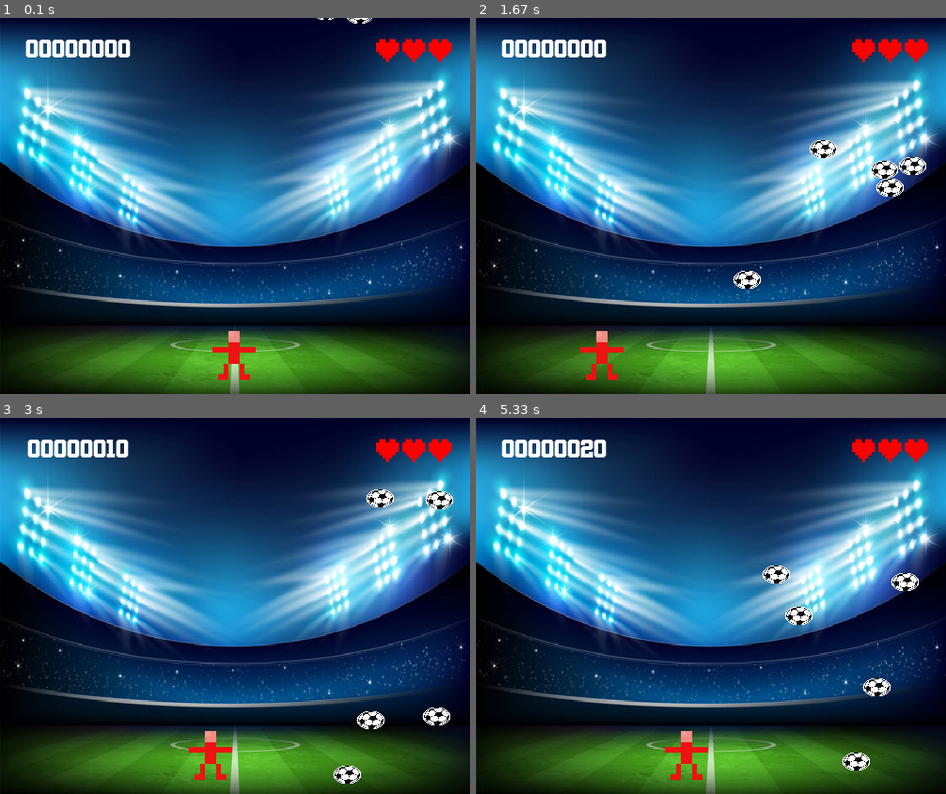
Above: before the commit, frames 1-4 (two rows, left to right).
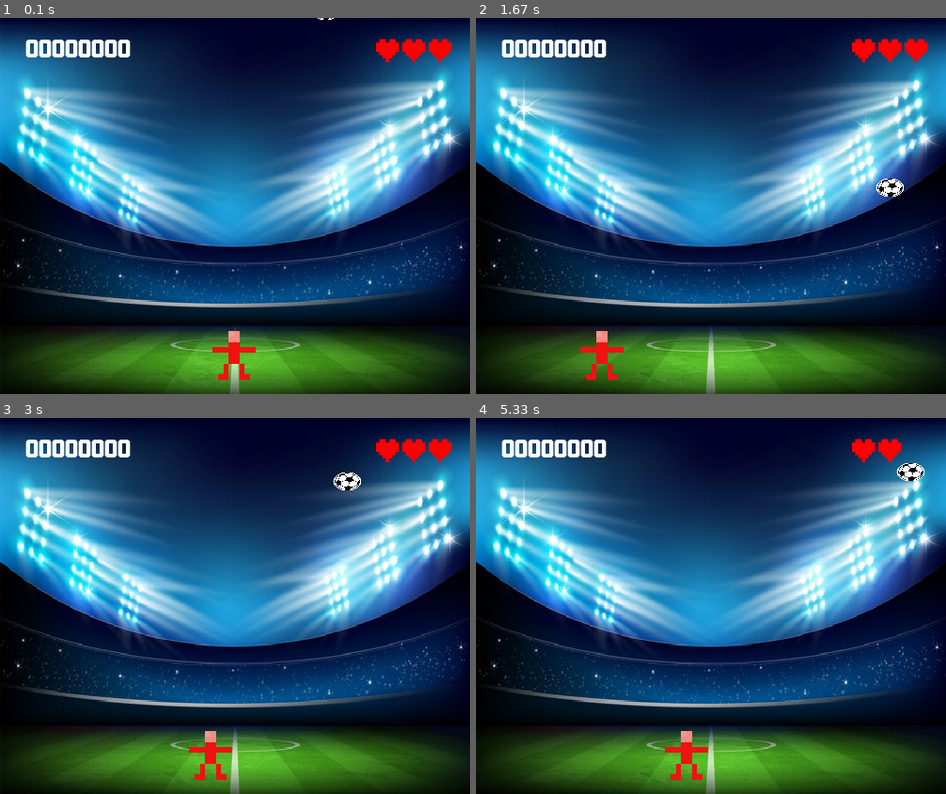
Above: after the commit, the same moments.

Repository: Pedroivo1600/PyGame
Game: pygame game, started from jogo_sprite.py
Same seed, same stepped clock (60 frames per second), same inputs: the game is played once before the commit and once after it.
Inputs:
- Up to frame 1 (0.1 s): no input
- Up to frame 2 (1.67 s): hold Left 0.33-0.87 s; hold Left 0.9-1.3 s; hold Right from 1.33 s (still down)
- Up to frame 3 (3 s): release Right at 1.97 s; hold Left 2-2.47 s; hold Right 2.5-2.97 s
- Up to frame 4 (5.33 s): hold Right 3-3.47 s; hold Left 3.5-4.03 s; hold Left 4.07-4.47 s; hold Right 4.5-5.13 s; hold Left from 5.17 s (still down)

The runs differ from the first frame. In frame 1, less than 0.1% of the frame differs, in the area x 73-80%, y 0-2%; in frame 2, 0.9%; in frame 3, 1.8%, in the area x 5-97%, y 5-98%; in frame 4, 1.6%.

Commit message:
fazendo o power up e o sistema de vidas funcionarm

Diff:
--- a/jogo_sprite.py
+++ b/jogo_sprite.py
@@ -1,7 +1,8 @@
 import pygame
 import random
 pygame.init()
-
+list_lives = []
+shield = False
 #MEDIDAS
 
 #Medidas do background (estadio)
@@ -65,13 +66,18 @@
         self.speed_football_speedy = random.randint(4, 6)
 
     def update(self):
+        global shield
         self.rect.x += self.speed_football_speedx
         self.rect.y += self.speed_football_speedy
+        if self.rect.top > HEIGHT:
+            if not shield:
+                list_lives.append(1)
         if self.rect.right > WIDTH or self.rect.top > HEIGHT:
             self.rect.x = random.randint(250, WIDTH-ball_width)
             self.rect.y = random.randint(-50, -ball_height)
             self.speed_football_speedx = random.randint(-2, 2)
             self.speed_football_speedy = random.randint(4, 6)
+
 
 
 class Salvou(pygame.sprite.Sprite):
@@ -174,7 +180,7 @@
 all_balls.add(player)
 
 #Criando as bolas
-for i in range(5):
+for i in range(1):
     balls = Football(assets["football_img"])
     all_balls.add(balls)
     all_soccer_balls.add(balls)
@@ -226,7 +232,6 @@
     #Definindo o intervalo de tempo para o powerup aparecer
     if time_now-t >= 10000 and p_up == False:
         p_up = True
-        print('entrou')
         t = time_now
 
 
@@ -257,10 +262,29 @@
         #Quando o goleiro pega o powerup
         hits_p_up = pygame.sprite.spritecollide(player,all_power_ups,False)
         for colides in hits_p_up:
+            shield = True
+            t_shield = pygame.time.get_ticks()
             p_up = False
             powerup.update_collide()
+        if shield:
+            time_shield = pygame.time.get_ticks()
+            if time_now - t_shield >= 5000:
+                shield = False
+                print('não esta mais no shield')
 
         #Quando o goleiro não defende a bola
+
+        if len(list_lives) == 1:
+            vidas = 2
+        if len(list_lives) == 2:
+            vidas = 1
+        if len(list_lives) == 3:
+            vidas = 0
+        if len(list_lives) == 4:
+            state = DONE
+
+
+
 
 
 
@@ -279,7 +303,6 @@
 
     #fazendo o powerup aparecer
     if p_up:
-        print('apareceu')
         window.blit(assets['powerup'], powerup.rect)
         # time_p_up = pygame.time.get_ticks()
         # if time_p_up-t >= 5000:
